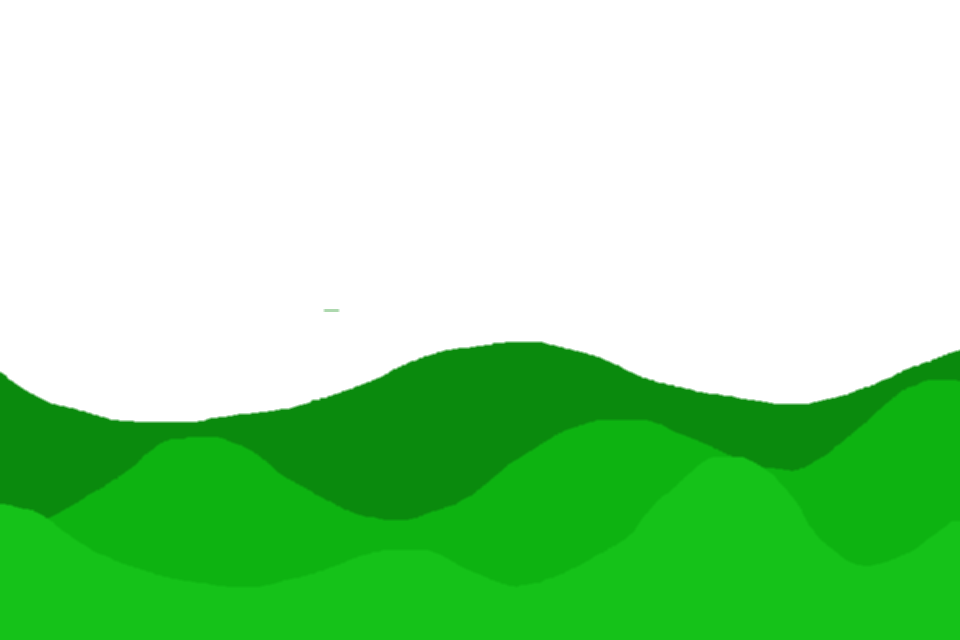
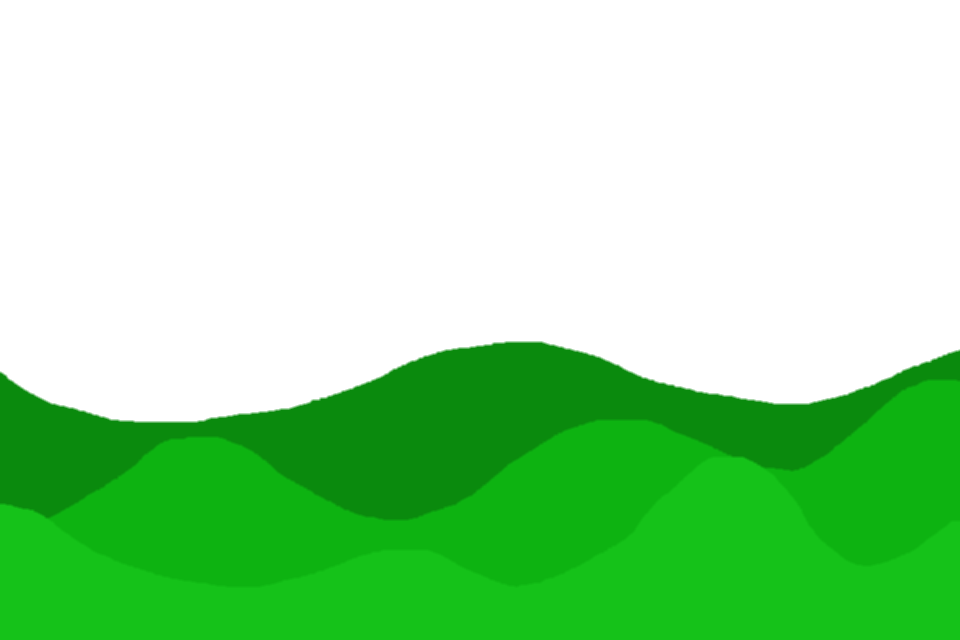
The second w=960, h=640 image is a revision of the first. Changes to its layers:
painted on "Background" over [323, 309, 340, 312]
